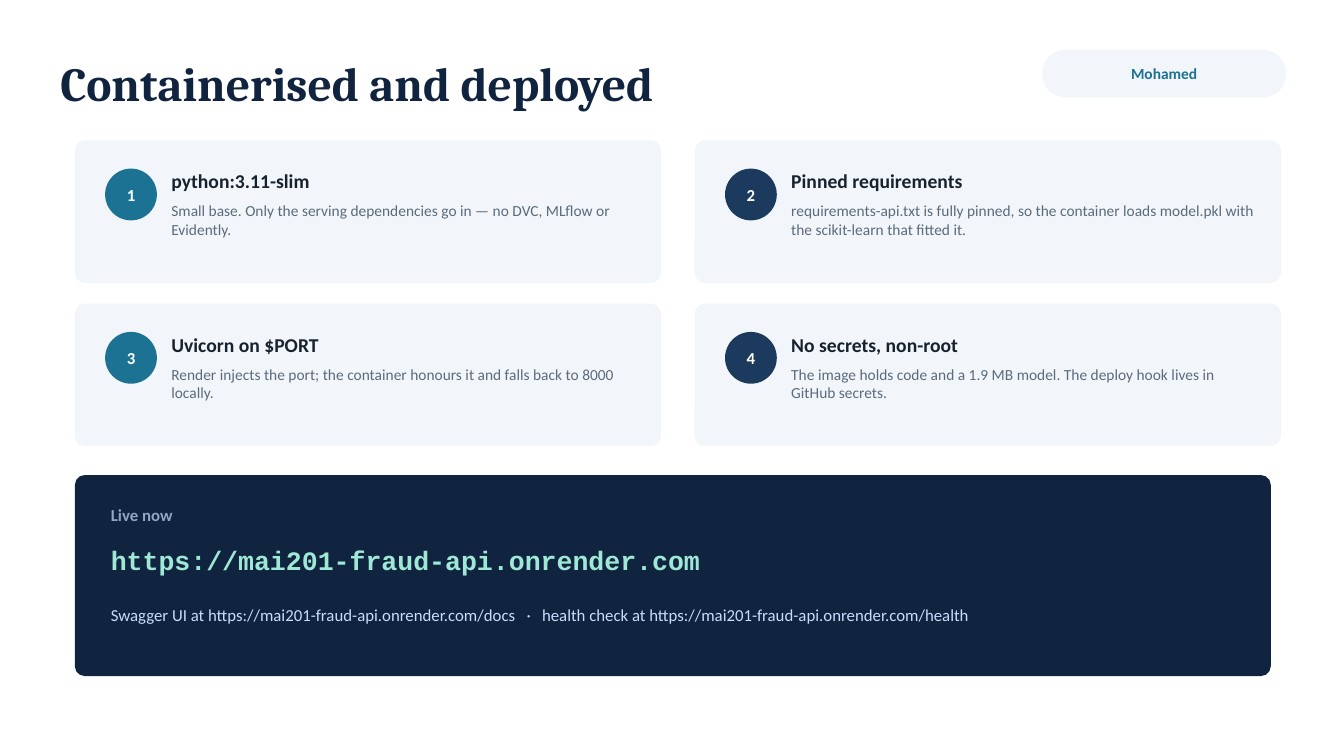
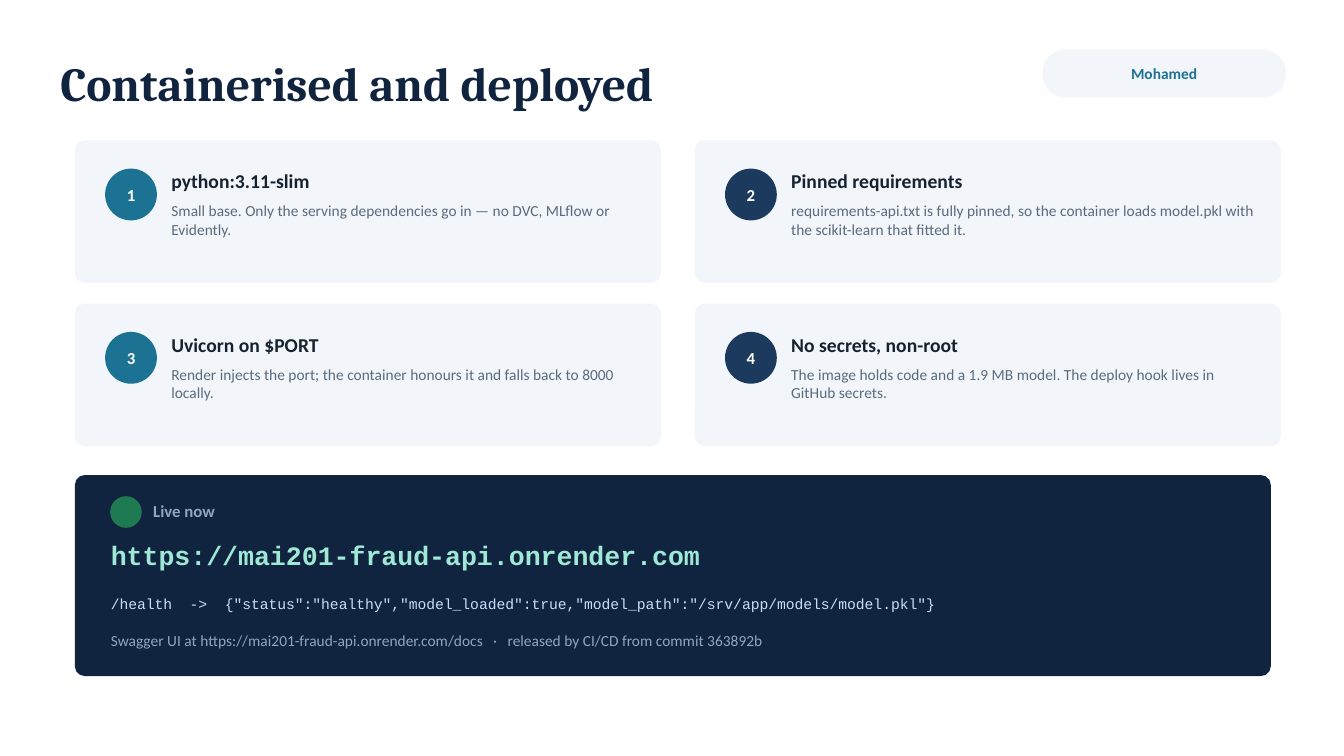
Before and after one commit to AZabalawi/MLops-credit-card-fraud, a slide deck: slide 6 of presentation/MAI201_Phase2_Final_Presentation.pptx. Drawn at 1344x756 pixels with LibreOffice and Linux fonts; fonts in the diff are those of the drawing. Boxes give left, top, right and bottom in pixels: in the first picture for what was removed or moved away, otherwise in the second. Text is boxed around its words. In the diff, an @@ line names an element or a change of style, - is before the commit and + after.

```diff
--- a/presentation/MAI201_Phase2_Final_Presentation.pptx
+++ b/presentation/MAI201_Phase2_Final_Presentation.pptx
@@ ellipse added at bbox=[111, 497, 141, 527], fill #1E7A50, outline #1E7A50 1 pt @@
@@ text "Live now": place and size @@
-text "Live now" at bbox=[111, 509, 173, 521]
+text "Live now" at bbox=[153, 505, 215, 517]
@@ text "https://mai201-fraud-api.onrender.com": place and size @@
-text "https://mai201-fraud-api.onrender.com" at bbox=[111, 551, 700, 576]
+text "https://mai201-fraud-api.onrender.com" at bbox=[111, 547, 700, 571]
@@ text added at bbox=[111, 598, 935, 612], 10.5 pt, text #CADCFC @@
+/health -> {"status":"healthy","model_loaded":true,"model_path":"/srv/app/models/model.pkl"}
@@ text at bbox=[111, 635, 762, 649]: text changed; size 12 to 11 pt; text colour #CADCFC to #8FA6C4 @@
-Swagger UI at https://mai201-fraud-api.onrender.com/docs · health check at https://mai201-fraud-api.onrender.com/health
+Swagger UI at https://mai201-fraud-api.onrender.com/docs · released by CI/CD from commit 363892b
```
Also in this commit, not shown: 2 other slides changed, 5 other files.
